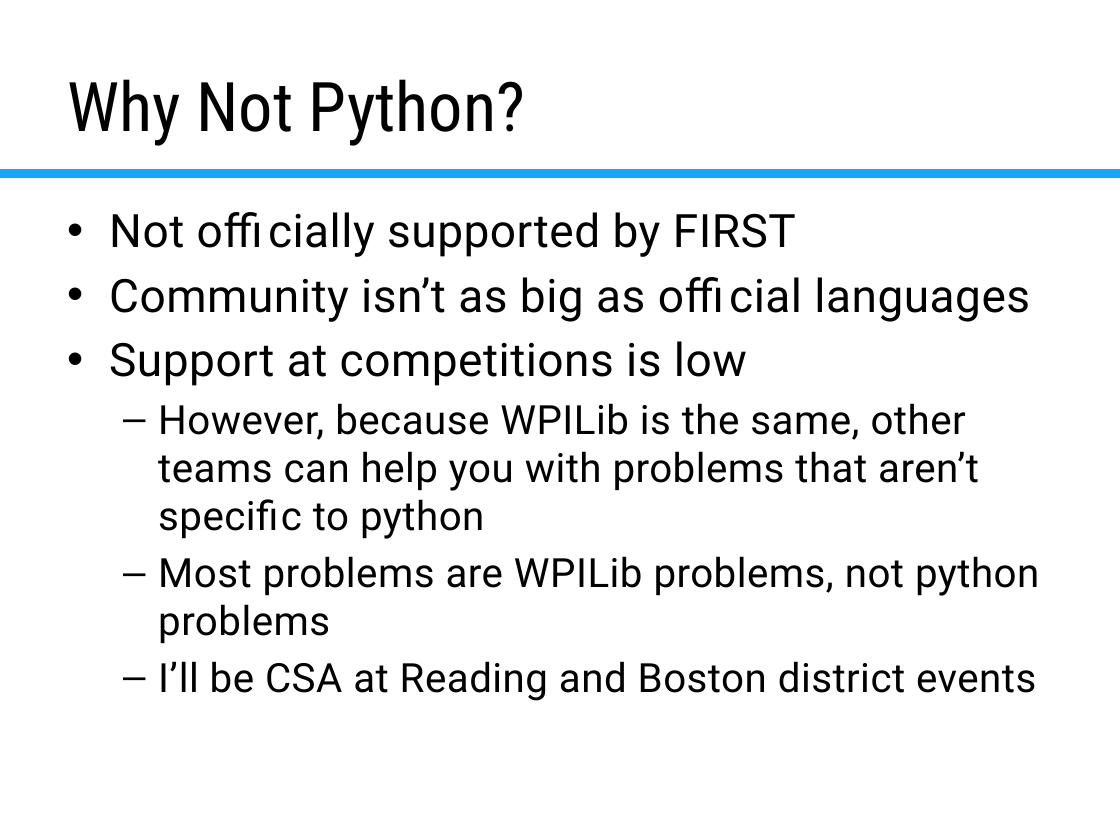
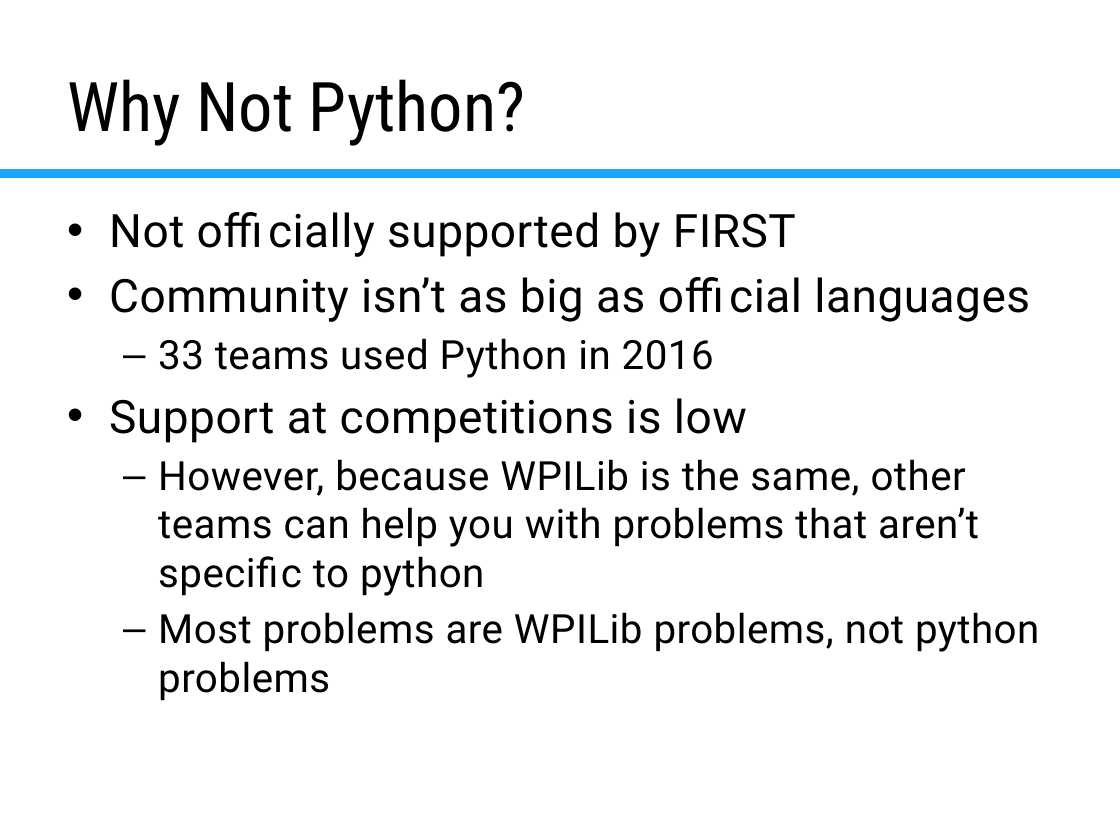
Before and after one commit to virtuald/frc-robotpy-workshop, a slide deck: slide 9 of pyfrc.pptx. Drawn at 1120x840 pixels with LibreOffice and Linux fonts; fonts in the diff are those of the drawing; background and template pictures are left out. Boxes give left, top, right and bottom in pixels: in the first picture for what was removed or moved away, otherwise in the second. Text is boxed around its words. In the diff, an @@ line names an element or a change of style, - is before the commit and + after.

```diff
--- a/pyfrc.pptx
+++ b/pyfrc.pptx
@@ text at [158,338,714,378]: paragraph added @@
+  – 33 teams used Python in 2016
@@ text at [158,661,1036,701]: paragraph removed @@
-  – I’ll be CSA at Reading and Boston district events
```
Also in this commit, not shown: 12 other slides changed, 1 slide added, 2 other files.
